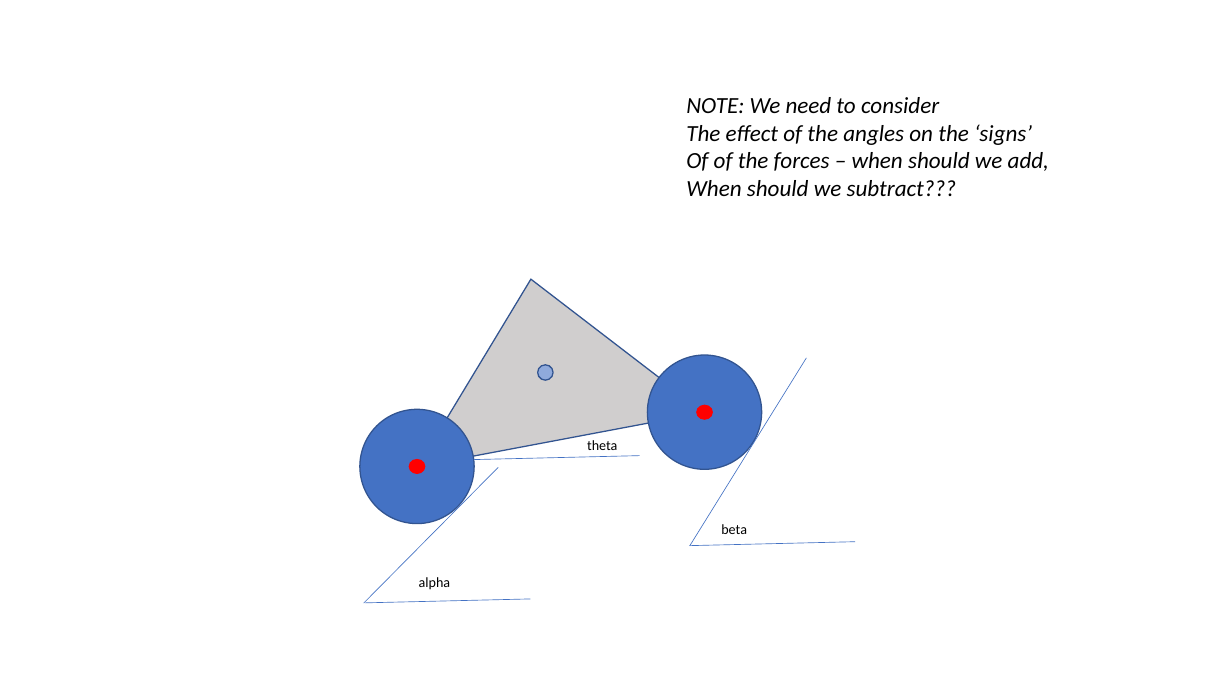
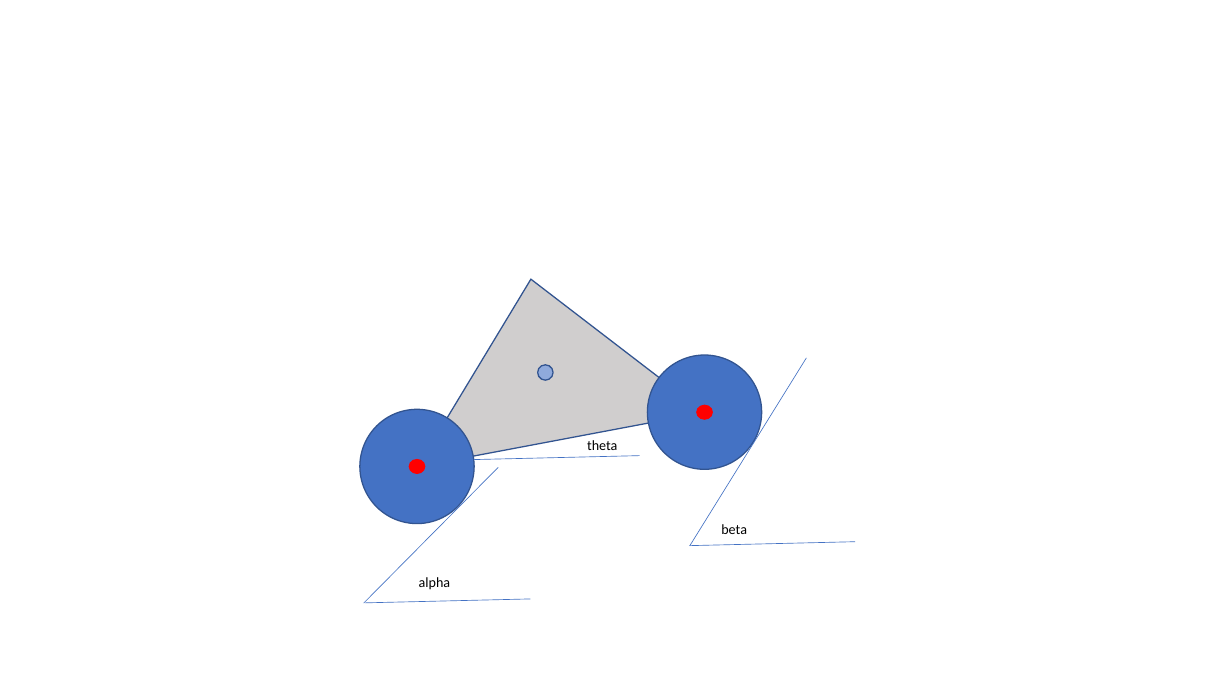
Before and after one commit to rhambleton/drive2d, a slide deck: slide 1 of vehicle forces.pptx. Drawn at 1232x693 pixels with LibreOffice and Linux fonts; fonts in the diff are those of the drawing. Boxes give left, top, right and bottom in pixels: in the first picture for what was removed or moved away, otherwise in the second. Text is boxed around its words. In the diff, an @@ line names an element or a change of style, - is before the commit and + after.

```diff
--- a/vehicle forces.pptx
+++ b/vehicle forces.pptx
@@ text removed at <box>686,97,1049,196</box> @@
-NOTE: We need to consider
-The effect of the angles on the ‘signs’
-Of of the forces – when should we add,
-When should we subtract???
```
Also in this commit, not shown: 1 other slide changed, 1 slide added, 1 other file.
